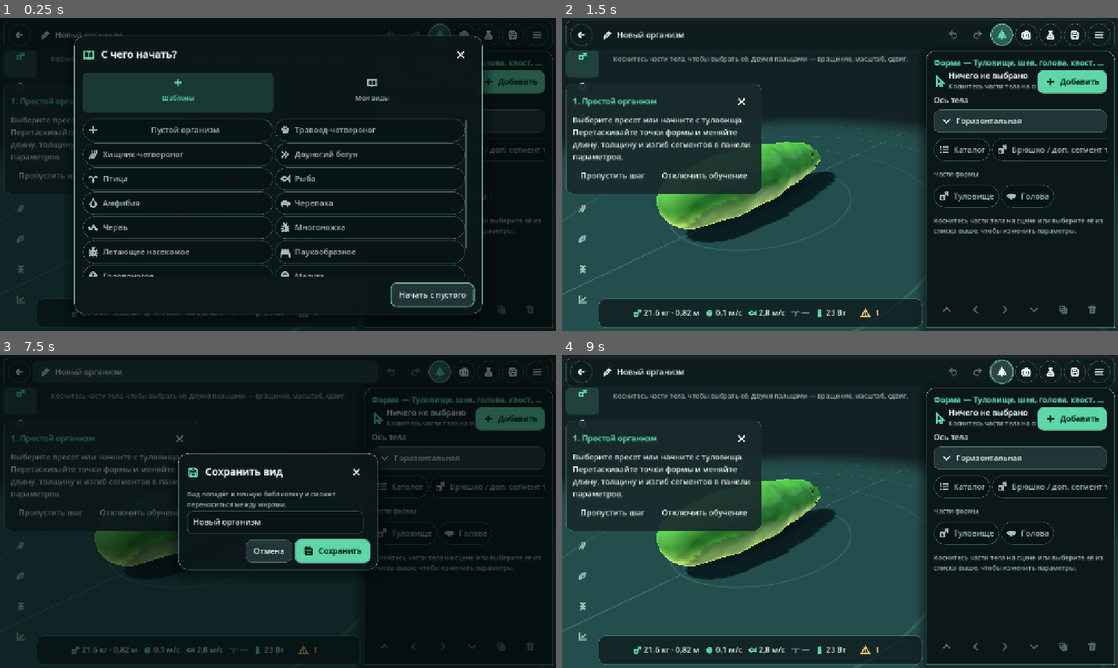
Above: before the commit, frames 1-4 (two rows, left to right).
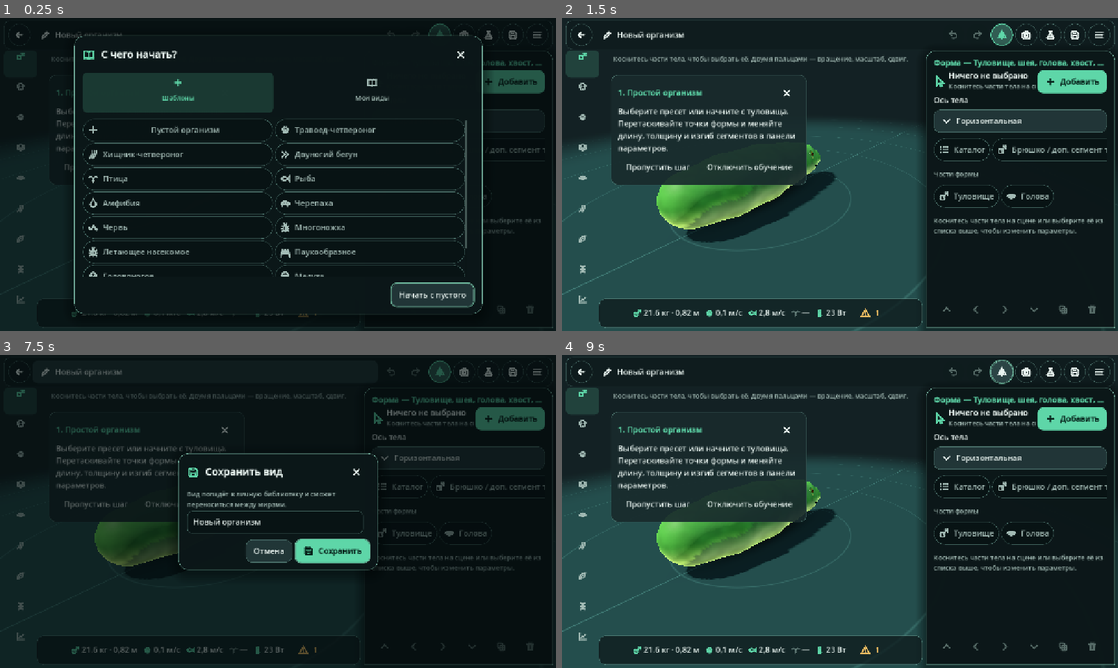
Above: after the commit, the same moments.

Repository: DearLand5/Realm-of-life
Game: Godot game, scene res://scenes/creature_editor.tscn
Two runs of this game, one before a commit and one after it. Both use one fixed random seed, a clock stepped at 60 frames per second and the inputs below. This scene is started directly instead of the project's main scene.
Inputs (mouse positions are in pixels of both pictures, inside the frame that each line leads up to):
- Up to frame 1 (0.25 s): no input
- Up to frame 2 (1.5 s): click "1" at 0.5 s; click "Начать с пустого" at 1.25 s
- Up to frame 3 (7.5 s): click (16, 370) at 2.02 s; click (105, 455) at 2.77 s; click (461, 380) at 3.52 s; click "Загрузить" at 4.25 s; click (389, 392) at 5.02 s; click "Редактор существ" at 5.75 s; click "Начать с пустого" at 6.5 s; click "Новый организм" at 7.25 s
- Up to frame 4 (9 s): click (917, 470) at 8.02 s; click (1001, 370) at 8.77 s

The runs differ from the first frame. In frame 1, 0.7% of the frame differs, in the area x 0-14%, y 18-54%; in frame 2, 6.5%, in the area x 0-44%, y 18-57%; in frame 3, 2.4%; in frame 4, 6.5%.

Commit message:
Mobile fixes: lite creature body shader, landscape-only layout, Android APK
- Bodies were invisible on a phone (eyes/teeth still drawn): add a lightweight
  body shader (no fbm/voronoi, no derivative bump, no structs, 3 varyings),
  used by default on mobile; "creature_shading" setting (auto/full/lite).
- Harden cv_bump against underflow/NaN with low-precision derivatives.
- Landscape-only orientation; cap the automatic phone UI enlargement at 1.1x
  (1.5x+ pushed menus off screen and made panels overlap); scrollable main
  menu column; tutorial cards no longer cover the editor mode rail, the
  creature card or the side sheet.
- tools/export_android.sh and a signed arm64 release APK in dist/ (v0.1.1).

Co-Authored-By: Claude Opus 5.5 <noreply@anthropic.com>
Claude-Session: https://claude.ai/code/session_014CrUrHkWBggpoGb9vFuDYJ

Diff:
--- a/project.godot
+++ b/project.godot
@@ -7,7 +7,7 @@
 
 config/name="Realm of Life"
 config/description="3D-песочница жизни, анатомии, экосистем и эволюции"
-config/version="0.1.0"
+config/version="0.1.1"
 run/main_scene="res://scenes/main_menu.tscn"
 config/features=PackedStringArray("4.4", "Mobile")
 config/icon="res://icon.svg"
@@ -24,7 +24,7 @@
 window/size/viewport_height=720
 window/stretch/mode="canvas_items"
 window/stretch/aspect="expand"
-window/handheld/orientation=6
+window/handheld/orientation=4
 window/energy_saving/keep_screen_on=true
 
 [gui]
--- /dev/null
+++ b/shaders/creature_lite.gdshader
@@ -0,0 +1,6 @@
+// Lightweight opaque creature body for phones (see creature_lite.gdshaderinc).
+shader_type spatial;
+render_mode blend_mix, depth_draw_opaque, cull_back, diffuse_burley, specular_schlick_ggx;
+
+#include "res://shaders/creature_common.gdshaderinc"
+#include "res://shaders/creature_lite.gdshaderinc"
--- /dev/null
+++ b/shaders/creature_lite_translucent.gdshader
@@ -0,0 +1,7 @@
+// Lightweight translucent creature body for phones (membrane-covered organisms).
+shader_type spatial;
+render_mode blend_mix, depth_draw_opaque, cull_back, diffuse_burley, specular_schlick_ggx;
+
+#define CREATURE_TRANSLUCENT
+#include "res://shaders/creature_common.gdshaderinc"
+#include "res://shaders/creature_lite.gdshaderinc"
--- a/src/anatomy/mesh/creature_materials.gd
+++ b/src/anatomy/mesh/creature_materials.gd
@@ -8,6 +8,8 @@
 const SHADER_PATHS := {
 	&"body": "res://shaders/creature.gdshader",
 	&"body_translucent": "res://shaders/creature_translucent.gdshader",
+	&"body_lite": "res://shaders/creature_lite.gdshader",
+	&"body_translucent_lite": "res://shaders/creature_lite_translucent.gdshader",
 	&"hard": "res://shaders/creature_hard.gdshader",
 	&"eye": "res://shaders/creature_eye.gdshader",
 	&"membrane": "res://shaders/creature_membrane.gdshader",
@@ -32,6 +34,10 @@
 
 static var _materials := {}
 
+## Lightweight body shading (set from the "creature_shading" setting; on by
+## default on phones, whose GPU drivers may fail to build the full body shader).
+static var lite := false
+
 
 ## Shared material of a kind (CreatureBuildContext.KIND_* or &"body_translucent",
 ## &"xray", &"shadow"). Never modify the returned material per creature: use
@@ -51,9 +57,10 @@
 
 ## Body material kind for a model: translucent for membrane-covered bodies.
 static func body_kind(model: AnatomyModel) -> StringName:
-	if model != null and not model.coverings.is_empty() and model.coverings[0].type == &"membrane":
-		return &"body_translucent"
-	return &"body"
+	var translucent := model != null and not model.coverings.is_empty() and model.coverings[0].type == &"membrane"
+	if lite:
+		return &"body_translucent_lite" if translucent else &"body_lite"
+	return &"body_translucent" if translucent else &"body"
 
 
 static func type_id(t: StringName) -> int:
--- a/src/anatomy/mesh/creature_visual.gd
+++ b/src/anatomy/mesh/creature_visual.gd
@@ -134,7 +134,7 @@
 
 
 func _update_materials() -> void:
-	var translucent := CreatureMaterials.body_kind(model) == &"body_translucent"
+	var translucent := String(CreatureMaterials.body_kind(model)).begins_with("body_translucent")
 	if _body != null:
 		_body.material_override = CreatureMaterials.material(&"xray") if _xray else CreatureMaterials.material(CreatureMaterials.body_kind(model))
 		_body.cast_shadow = GeometryInstance3D.SHADOW_CASTING_SETTING_OFF if _xray else GeometryInstance3D.SHADOW_CASTING_SETTING_ON
--- a/src/core/game.gd
+++ b/src/core/game.gd
@@ -5,13 +5,14 @@
 ##   * scene transitions with a payload (e.g. which species to edit);
 ##   * persistent user settings and the player's species library.
 
-const VERSION := "0.1.0"
+const VERSION := "0.1.1"
 const SCENE_MENU := "res://scenes/main_menu.tscn"
 const SCENE_EDITOR := "res://scenes/creature_editor.tscn"
 const SCENE_WORLD := "res://scenes/world.tscn"
 
 const DEFAULT_SETTINGS := {
 	"quality": "auto",          # auto | low | medium | high
+	"creature_shading": "auto", # auto (simple on phones) | full | lite
 	"ui_scale": 1.0,
 	"text_scale": 1.0,
 	"language": "ru",
@@ -78,6 +79,8 @@
 	if bool(settings.get("battery_saver", false)):
 		cap = mini(cap, 30)
 	Engine.max_fps = cap
+	var shading := str(settings.get("creature_shading", "auto"))
+	CreatureMaterials.lite = shading == "lite" or (shading == "auto" and OS.has_feature("mobile"))
 
 
 ## Changes scene with a payload readable via `Game.take_pending()`.
--- a/src/editor/creature_editor.gd
+++ b/src/editor/creature_editor.gd
@@ -88,7 +88,9 @@
 	var overlay: Control = load("res://src/tutorial/tutorial_overlay.gd").new()
 	add_child(overlay)
 	overlay.setup(&"editor")
-	overlay.offset_top = 150
+	# Right of the mode rail and below the top bar, so no editor control is covered.
+	overlay.offset_left = 112.0 * UITheme.ui_scale()
+	overlay.offset_top = 130.0 * UITheme.ui_scale()
 	tutorial_event.connect(overlay.on_event)
 
 
--- a/src/sim/hud/sim_hud.gd
+++ b/src/sim/hud/sim_hud.gd
@@ -71,11 +71,12 @@
 func set_observer_visible(on: bool) -> void:
 	for n in _observer_nodes:
 		n.visible = on
-	if _tutorial != null and is_instance_valid(_tutorial):
-		_tutorial.visible = on and _tutorial.get("_index") < (_tutorial.get("_steps") as Array).size()
 	if not on:
 		_close_sheet()
 	_card.visible = on and world.selected != null
+	if _tutorial != null and is_instance_valid(_tutorial):
+		_tutorial.visible = on
+		_place_tutorial.call_deferred()
 
 
 # --- Top bar ---------------------------------------------------------------------------------
@@ -234,6 +235,7 @@
 	_sheet_title.text = tr(spec["label"])
 	_sheet.visible = true
 	_layout_sheet()
+	_place_tutorial.call_deferred()
 	if id == &"species":
 		tutorial_event(&"evolution_opened")
 
@@ -245,6 +247,7 @@
 	_page_id = &""
 	if _sheet != null:
 		_sheet.visible = false
+	_place_tutorial.call_deferred()
 
 
 # --- Creature card --------------------------------------------------------------------------------
@@ -262,6 +265,7 @@
 	_card.show_agent(a)
 	if a != null:
 		tutorial_event(&"creature_selected")
+	_place_tutorial.call_deferred()
 
 
 # --- Tutorial ----------------------------------------------------------------------------------
@@ -277,9 +281,29 @@
 	_tutorial.setup(&"world")
 
 
+## Short landscape screens: the tutorial card goes between the creature card
+## and the side sheet / page rail; with no room for it, it waits hidden.
+func _place_tutorial() -> void:
+	if _tutorial == null or not is_instance_valid(_tutorial):
+		return
+	var tut := _tutorial as Control
+	var origin := _layout.get_global_rect().position.x
+	var left := 8.0
+	if _card.visible:
+		left = _card.get_global_rect().end.x - origin + 8.0
+	var right := _rail.get_global_rect().position.x - origin
+	if _sheet.visible:
+		right = minf(right, _sheet.get_global_rect().position.x - origin)
+	tut.offset_left = left
+	var fits := left + tut.get_combined_minimum_size().x <= right - 8.0
+	var steps_left: bool = int(_tutorial.get("_index")) < (_tutorial.get("_steps") as Array).size()
+	tut.visible = fits and steps_left and world.controller == null
+
+
 func tutorial_event(id: StringName) -> void:
 	if _tutorial != null and is_instance_valid(_tutorial):
 		_tutorial.on_event(id)
+		_place_tutorial.call_deferred()
 
 
 # --- Menu ---------------------------------------------------------------------------------------
--- a/src/ui/main_menu.gd
+++ b/src/ui/main_menu.gd
@@ -13,6 +13,7 @@
 var _continue_caption: Label
 var _column: VBoxContainer
 var _layout: ResponsiveBox
+var _scroll: ScrollContainer
 var _tip_card: Card
 var _tip_title: Label
 var _tip_text: Label
@@ -56,9 +57,16 @@
 	_layout = ResponsiveBox.new()
 	_layout.layout_changed.connect(func(_v: bool) -> void: _on_resize())
 	safe.add_child(_layout)
+	# The action column scrolls when a short landscape phone cannot fit it.
+	_scroll = ScrollContainer.new()
+	_scroll.horizontal_scroll_mode = ScrollContainer.SCROLL_MODE_DISABLED
+	_scroll.size_flags_vertical = Control.SIZE_EXPAND_FILL
+	_layout.add_child(_scroll)
 	_column = VBoxContainer.new()
 	_column.alignment = BoxContainer.ALIGNMENT_CENTER
-	_layout.add_child(_column)
+	_column.size_flags_horizontal = Control.SIZE_EXPAND_FILL
+	_column.size_flags_vertical = Control.SIZE_EXPAND_FILL
+	_scroll.add_child(_column)
 	_column.add_child(_build_title())
 	_gap = Control.new()
 	_column.add_child(_gap)
@@ -192,9 +200,8 @@
 	var portrait := vp.y > vp.x
 	var sc := UITheme.scale_of(self)
 	var col_w := minf(vp.x - 40.0 * sc, 520.0 * sc) if portrait else 440.0 * sc
-	_column.custom_minimum_size.x = col_w
-	_column.size_flags_horizontal = Control.SIZE_SHRINK_CENTER if portrait else Control.SIZE_FILL
-	_column.size_flags_vertical = Control.SIZE_EXPAND_FILL if portrait else Control.SIZE_FILL
+	_scroll.custom_minimum_size.x = col_w
+	_scroll.size_flags_horizontal = Control.SIZE_SHRINK_CENTER if portrait else Control.SIZE_FILL
 	UITheme.override_const(_column, "separation", int(10 * sc))
 	_right.size_flags_vertical = Control.SIZE_SHRINK_END if portrait else Control.SIZE_EXPAND_FILL
 	_tip_card.custom_minimum_size.x = col_w if portrait else 400.0 * sc
--- a/src/ui/menu/settings_dialog.gd
+++ b/src/ui/menu/settings_dialog.gd
@@ -33,6 +33,13 @@
 		str(_val("quality", "auto")), EnumPicker.Mode.SEGMENTED)
 	q.selected.connect(func(id: Variant) -> void: _set_s("quality", str(id)))
 	col.add_child(q)
+	var sh := EnumPicker.make(tr("Материалы существ"), [
+		{"id": "auto", "label": tr("Авто")}, {"id": "full", "label": tr("Детальные")},
+		{"id": "lite", "label": tr("Простые")}],
+		str(_val("creature_shading", "auto")), EnumPicker.Mode.SEGMENTED)
+	sh.selected.connect(func(id: Variant) -> void: _set_s("creature_shading", str(id)))
+	col.add_child(sh)
+	col.add_child(MenuUI.dim_label(tr("«Простые» — облегчённый шейдер тела для телефонов. Включите, если тела существ не видны.")))
 	col.add_child(_toggle("battery_saver", tr("Экономия батареи"), tr("Ограничить до 30 кадров в секунду"), &"sun"))
 	# Interface
 	col.add_child(MenuUI.section(tr("Интерфейс"), &"grid"))
--- a/src/ui/theme/ui_theme.gd
+++ b/src/ui/theme/ui_theme.gd
@@ -29,6 +29,8 @@
 const BASE_TOUCH := 52.0
 ## Physical size a touch target should reach on phones (Android/iOS guidance ≈ 7–9 mm).
 const TARGET_TOUCH_MM := 7.5
+## Upper bound of the automatic phone enlargement (see device_factor()).
+const MAX_DEVICE_FACTOR := 1.1
 const FONT_SIZES := {"tiny": 13, "small": 15, "normal": 18, "large": 23, "title": 30, "huge": 44}
 
 static var _cache: Theme
@@ -95,6 +97,9 @@
 ## On phones/tablets, enlarges the UI so a 52 px target is ≥ TARGET_TOUCH_MM
 ## physically. 1.0 on desktop and in headless runs.
 static func device_factor() -> float:
+	var forced := OS.get_environment("RL_DEVICE_FACTOR")   # screenshot tools emulate phones
+	if forced != "":
+		return float(forced)
 	if not OS.has_feature("mobile"):
 		return 1.0
 	var dpi := DisplayServer.screen_get_dpi()
@@ -103,7 +108,9 @@
 		return 1.0
 	var phys_per_px := absf(tree.root.get_final_transform().get_scale().x)
 	var mm := BASE_TOUCH * phys_per_px / float(dpi) * 25.4
-	return snappedf(clampf(TARGET_TOUCH_MM / maxf(mm, 0.1), 1.0, 1.8), 0.05)
+	# Landscape phones have only ~65 mm of screen height: a larger UI no longer
+	# fits (menus run off screen, panels overlap), so the boost is capped.
+	return snappedf(clampf(TARGET_TOUCH_MM / maxf(mm, 0.1), 1.0, MAX_DEVICE_FACTOR), 0.05)
 
 
 # --- Data palettes ------------------------------------------------------------------
--- a/tests/test_mesh.gd
+++ b/tests/test_mesh.gd
@@ -262,3 +262,18 @@
 			_check_buffer(d.buffers[kind], m.bones.size(), "scale %s %s" % [sc, kind])
 		var bb: AABB = (d.buffers[CreatureBuildContext.KIND_BODY] as MeshBuffer).aabb()
 		check(bb.size.length() > m.aabb.size.length() * 0.3 and bb.size.length() < m.aabb.size.length() * 3.0, "scale %s mesh matches model extent" % sc)
+
+
+func test_lite_body_material_routing() -> void:
+	var was := CreatureMaterials.lite
+	var animal := AnatomyCompiler.compile(BodyPlanPresets.create(&"grazer"))
+	var cell := AnatomyCompiler.compile(BodyPlanPresets.create(&"cell"))
+	CreatureMaterials.lite = false
+	check(CreatureMaterials.body_kind(animal) == &"body", "full shading: opaque body")
+	CreatureMaterials.lite = true
+	check(CreatureMaterials.body_kind(animal) == &"body_lite", "lite shading: lite body")
+	check(CreatureMaterials.body_kind(cell) == &"body_translucent_lite", "lite shading: translucent cell")
+	for kind in [&"body_lite", &"body_translucent_lite"]:
+		var mat := CreatureMaterials.material(kind)
+		check(mat.shader != null and mat.shader.code.length() > 0, "%s shader loads" % kind)
+	CreatureMaterials.lite = was
--- a/tools/preview_creatures.gd
+++ b/tools/preview_creatures.gd
@@ -23,6 +23,8 @@
 	_cam = Camera3D.new()
 	_stage.add_child(_cam)
 	await process_frame
+	# CREATURE_LITE=1 previews the lightweight phone body shader.
+	CreatureMaterials.lite = OS.get_environment("CREATURE_LITE") == "1"
 	match mode:
 		"lineup":
 			await _lineup(_arg(args, 1, "res://screenshots/tmp/creatures_lineup.png"), int(_arg(args, 2, "0")))
Not shown, changed: export_presets.cfg
Not shown, changed: shaders/creature_common.gdshaderinc
Not shown, added: shaders/creature_lite.gdshader.uid
Not shown, added: shaders/creature_lite.gdshaderinc
Not shown, added: shaders/creature_lite.gdshaderinc.uid
Not shown, added: shaders/creature_lite_translucent.gdshader.uid
Not shown, changed: CLAUDE.md
Not shown, added: dist/RealmOfLife-0.1.1.apk
Not shown, changed: docs/STATUS.md
Not shown, added: tools/export_android.sh
